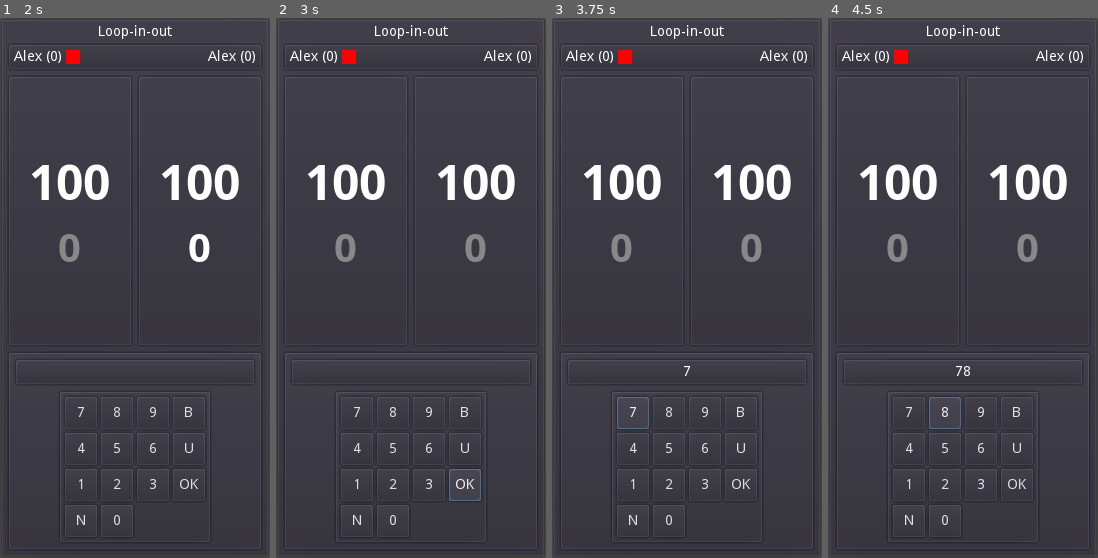
Above: before the commit, frames 1-4 (left to right).
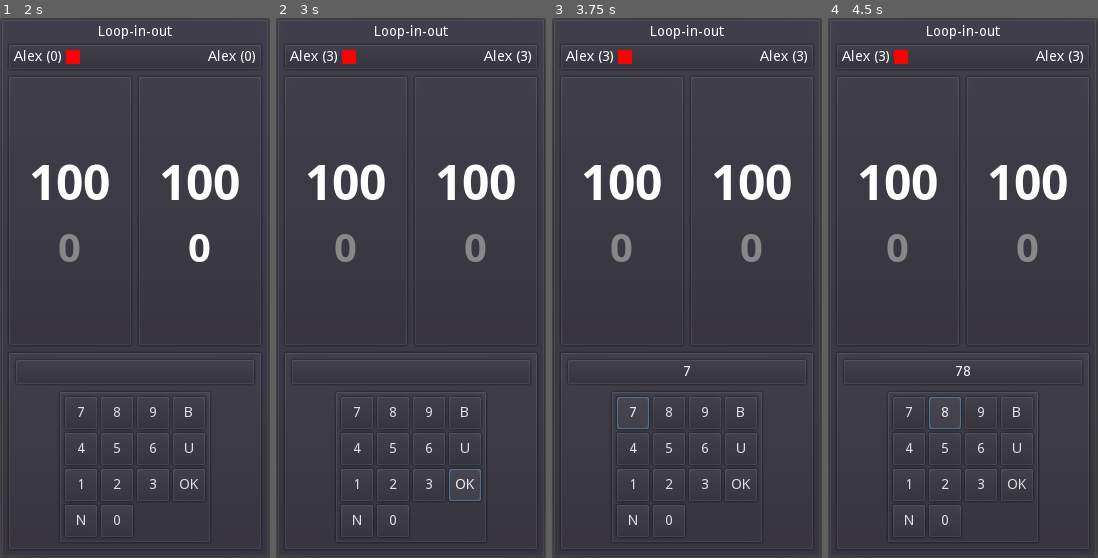
Above: after the commit, the same moments.

Repository: Kiel97/ideal-fortnight
Game: Godot game, scene res://Main.tscn
Two runs of this game, one before a commit and one after it. Both use one fixed random seed, a clock stepped at 60 frames per second and the inputs below.
Inputs (mouse positions are in pixels of both pictures, inside the frame that each line leads up to):
- Up to frame 1 (2 s): click (164, 147) at 0.52 s; type "Alex" at 0.6 s; click (164, 185) at 0.75 s; type "Alex" at 0.83 s; click "Start" at 1.25 s
- Up to frame 2 (3 s): click "OK" at 2 s; click "OK" at 2.75 s
- Up to frame 3 (3.75 s): click "7" at 3.5 s
- Up to frame 4 (4.5 s): click "8" at 4.25 s

Frame 1 is identical in both runs. In frame 2, less than 0.1% of the frame differs, in the area x 18-93%, y 6-8%; in frame 3, less than 0.1%; in frame 4, less than 0.1%.

Commit message:
Update targets and darts for Target states

Diff:
--- a/LoopInOut/Game.gd
+++ b/LoopInOut/Game.gd
@@ -8,10 +8,10 @@
 enum game_states {TARGET, CONQUER}
 enum player_turns {PLAYER1, PLAYER2}
 
-var player1_darts : int = 0
-var player1_target : int = 0
-var player2_darts : int = 0
-var player2_target : int = 0
+var player1_darts : int = 0 setget set_player1_darts
+var player1_target : int = 0 setget set_player1_target
+var player2_darts : int = 0 setget set_player2_darts
+var player2_target : int = 0 setget set_player2_target
 
 var player_turn : int = player_turns.PLAYER1 setget set_player_turn
 var player1_gamestate : int = game_states.TARGET
@@ -39,14 +39,14 @@
 func _ready() -> void:
 	self.player_turn = player_turns.PLAYER1
 
-	player1_name_label.text = NAME_DARTS % [player1_name, player1_darts]
-	player2_name_label.text = NAME_DARTS % [player2_name, player2_darts]
+	self.player1_darts = 0
+	self.player2_darts = 0
+
+	self.player1_target = 0
+	self.player2_target = 0
 
 	player1_remaining_label.text = str(player1_remaining)
 	player2_remaining_label.text = str(player2_remaining)
-
-	player1_target_label.text = str(player1_target)
-	player2_target_label.text = str(player2_target)
 
 func set_player_turn(value : int) -> void:
 	player1_turn.visible = not value
@@ -82,6 +82,27 @@
 	else:
 		self.player_turn = player_turns.PLAYER1
 
+func set_player1_darts(value: int) -> void:
+	player1_darts = value
+	player1_name_label.text = NAME_DARTS % [player1_name, player1_darts]
+
+func set_player2_darts(value: int) -> void:
+	player2_darts = value
+	player2_name_label.text = NAME_DARTS % [player2_name, player2_darts]
+
+func set_player1_target(value: int) -> void:
+	player1_target = value
+	player1_target_label.text = str(player1_target)
+
+func set_player2_target(value: int) -> void:
+	player2_target = value
+	player2_target_label.text = str(player2_target)
+
 func _on_TargetPanel_entered_value(value) -> void:
-	# Implement dis
+	if player_turn == player_turns.PLAYER1:
+		self.player1_darts += 3
+		self.player1_target = value
+	else:
+		self.player2_darts += 3
+		self.player2_target = value
 	next_player()
